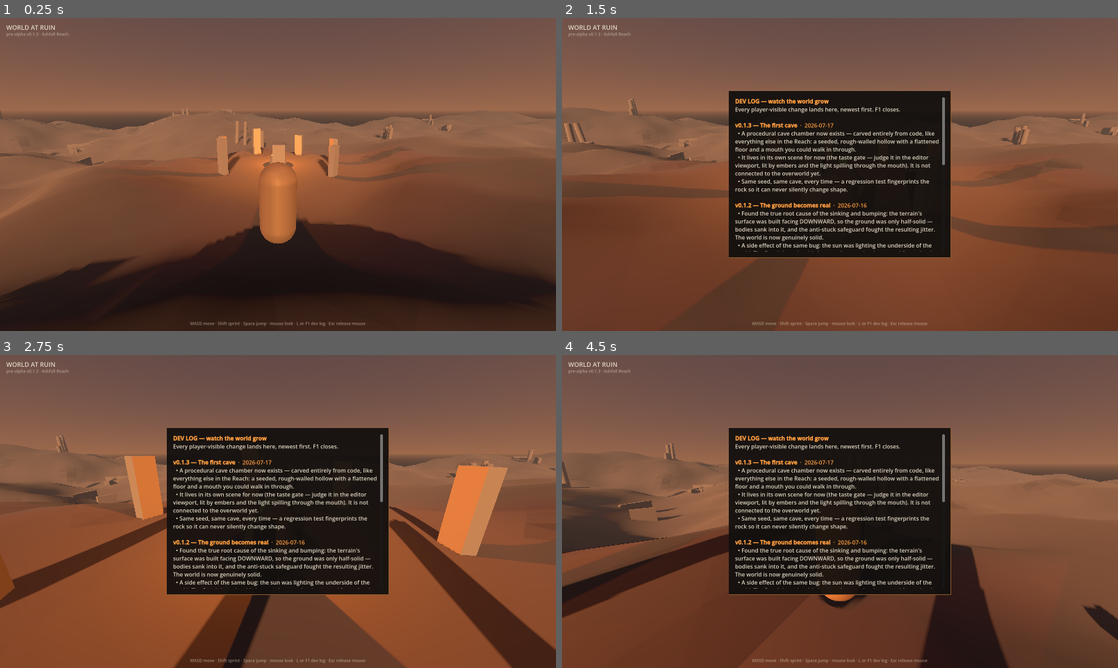
Above: before the commit, frames 1-4 (two rows, left to right).
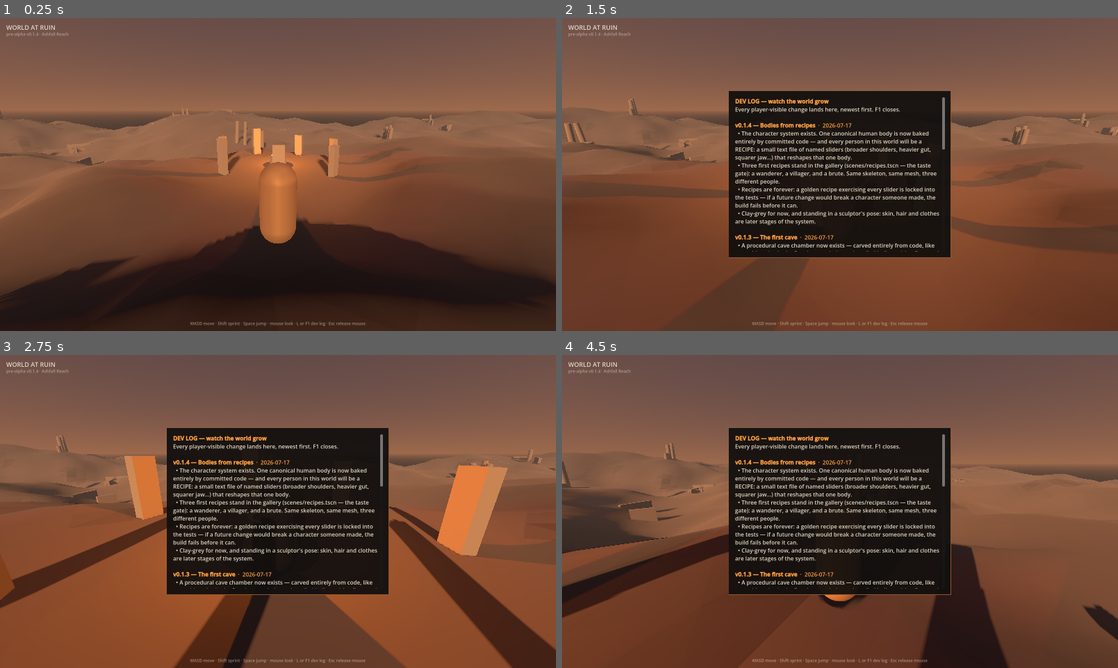
Above: after the commit, the same moments.

Repository: devantler-tech/world-at-ruin
Game: Godot game, scene res://scenes/main.tscn
Two runs of this game, one before a commit and one after it. Both use one fixed random seed, a clock stepped at 60 frames per second and the inputs below.
Inputs (mouse positions are in pixels of both pictures, inside the frame that each line leads up to):
- Up to frame 1 (0.25 s): no input
- Up to frame 2 (1.5 s): move the mouse to (867, 174) at 0.52 s; hold Shift (sprint) 0.53-1.28 s; hold W (move_forward) from 0.53 s (still down); tap Space (jump) at 0.77 s; move the mouse to (812, 174) at 1.27 s; tap L at 1.35 s
- Up to frame 3 (2.75 s): keep holding W (move_forward); tap Space (jump) at 1.52 s; move the mouse to (289, 505) at 2.02 s; hold Shift (sprint) from 2.03 s (still down)
- Up to frame 4 (4.5 s): keep holding W (move_forward); move the mouse to (834, 517) at 2.77 s; release Shift (sprint) at 2.78 s; tap L at 2.85, 4.35 s; tap Space (jump) at 3.02, 3.77 s; move the mouse to (878, 514) at 3.52 s; hold Shift (sprint) 3.53-4.28 s; move the mouse to (795, 508) at 4.27 s

The runs differ from the first frame. In frame 1, less than 0.1% of the frame differs, in the area x 6-7%, y 4-6%; in frame 2, 4.6%; in frame 3, 4.6%, in the area x 6-69%, y 4-75%; in frame 4, 4.6%.

Commit message:
feat(client): CharacterFactory v1 — recipe-built characters (character system stage 2, #24)
Every humanoid is now a recipe: a versioned, name-keyed JSON of blend-shape
weights and TRS-safe bone ops (uniform girth with exact child compensation,
subtree scale, joint push) applied to the baked humanoid kit. Three presets
live under client/recipes/ (wanderer, villager, brute) and stand in the
scenes/recipes.tscn taste gallery under the established key/rim lighting.

The no-resets law gets its first character guard: a golden recipe exercising
every shipped shape name and bone-op field is locked into the test suite —
removing or renaming any of them fails CI. Future recipe versions are
rejected loudly rather than half-applied; determinism is fingerprint-tested.

Co-Authored-By: Claude Fable 5 <noreply@anthropic.com>

Diff:
--- a/client/project.godot
+++ b/client/project.godot
@@ -12,7 +12,7 @@
 
 config/name="World at Ruin"
 config/description="A source-available, cloud-native MMORPG built almost entirely by agents. Pre-alpha."
-config/version="0.1.3"
+config/version="0.1.4"
 run/main_scene="res://scenes/main.tscn"
 config/features=PackedStringArray("4.7")
 config/icon="res://icon.svg"
--- /dev/null
+++ b/client/recipes/brute.json
@@ -0,0 +1,31 @@
+{
+  "version": 1,
+  "comment": "A brute — the first enemy silhouette: mass, reach, and a head built for headbutting.",
+  "shapes": {
+    "torso_vshape": 1.0,
+    "torso_muscle": 1.0,
+    "torso_broad": 0.6,
+    "shoulders_broad": 0.9,
+    "arms_muscle": 1.0,
+    "arms_heavy": 0.4,
+    "legs_muscle": 0.9,
+    "neck_thick": 1.0,
+    "jaw_wide": 0.8,
+    "chin_prominent": 0.6,
+    "nose_hump": 0.5,
+    "head_square": 0.6
+  },
+  "bone_girth": {
+    "lowerarm": 1.12,
+    "upperarm": 1.08,
+    "calf": 1.1,
+    "neck_01": 1.08
+  },
+  "bone_scale": {
+    "hand": 1.22,
+    "foot": 1.12
+  },
+  "joint_push": {
+    "upperarm": 1.1
+  }
+}
--- /dev/null
+++ b/client/recipes/villager.json
@@ -0,0 +1,12 @@
+{
+  "version": 1,
+  "comment": "A villager — an ordinary body for ordinary people; the open world is mostly these.",
+  "shapes": {
+    "belly": 0.3,
+    "arms_heavy": 0.2,
+    "legs_heavy": 0.25,
+    "head_round": 0.4,
+    "head_aged": 0.35,
+    "nose_strong": 0.3
+  }
+}
--- /dev/null
+++ b/client/recipes/wanderer.json
@@ -0,0 +1,26 @@
+{
+  "version": 1,
+  "comment": "The wanderer — the player's default body: heroic but human. Recipes are forward-only: names used here may never disappear from the kit.",
+  "shapes": {
+    "torso_vshape": 0.7,
+    "torso_muscle": 0.6,
+    "shoulders_broad": 0.5,
+    "waist_slim": 0.35,
+    "arms_muscle": 0.55,
+    "legs_muscle": 0.45,
+    "neck_thick": 0.3,
+    "chin_prominent": 0.3,
+    "jaw_wide": 0.25
+  },
+  "bone_girth": {
+    "lowerarm": 1.06,
+    "calf": 1.05
+  },
+  "bone_scale": {
+    "hand": 1.1,
+    "foot": 1.05
+  },
+  "joint_push": {
+    "upperarm": 1.05
+  }
+}
--- /dev/null
+++ b/client/scenes/recipes.tscn
@@ -0,0 +1,52 @@
+[gd_scene load_steps=6 format=3]
+
+[ext_resource type="Script" path="res://scripts/recipe_gallery.gd" id="1_gallery"]
+
+[sub_resource type="Environment" id="Environment_recipes"]
+background_mode = 1
+background_color = Color(0.145, 0.152, 0.165, 1)
+ambient_light_source = 2
+ambient_light_color = Color(0.22, 0.24, 0.28, 1)
+ambient_light_energy = 0.25
+tonemap_mode = 2
+ssao_enabled = true
+sdfgi_enabled = true
+
+[sub_resource type="CameraAttributesPractical" id="CameraAttributes_recipes"]
+
+[sub_resource type="StandardMaterial3D" id="Material_recipes_floor"]
+albedo_color = Color(0.12, 0.12, 0.13, 1)
+roughness = 1.0
+
+[sub_resource type="PlaneMesh" id="PlaneMesh_recipes_floor"]
+size = Vector2(14, 14)
+
+[node name="Recipes" type="Node3D"]
+
+[node name="WorldEnvironment" type="WorldEnvironment" parent="."]
+environment = SubResource("Environment_recipes")
+camera_attributes = SubResource("CameraAttributes_recipes")
+
+[node name="KeyLight" type="DirectionalLight3D" parent="."]
+transform = Transform3D(0.866, -0.308, 0.394, 0.0, 0.788, 0.616, -0.5, -0.533, 0.682, 2.5, 3.5, 3.0)
+light_color = Color(1.0, 0.87, 0.72, 1)
+light_energy = 2.4
+shadow_enabled = true
+
+[node name="RimLight" type="DirectionalLight3D" parent="."]
+transform = Transform3D(-0.8746, 0.1698, -0.4541, 0.0, 0.9367, 0.3502, 0.4848, 0.3063, -0.8192, -2.0, 3.0, -3.0)
+light_color = Color(0.62, 0.72, 0.9, 1)
+light_energy = 1.1
+shadow_enabled = true
+
+[node name="Floor" type="MeshInstance3D" parent="."]
+mesh = SubResource("PlaneMesh_recipes_floor")
+surface_material_override/0 = SubResource("Material_recipes_floor")
+
+[node name="Gallery" type="Node3D" parent="."]
+script = ExtResource("1_gallery")
+
+[node name="Camera3D" type="Camera3D" parent="."]
+transform = Transform3D(1.0, 0.0, 0.0, 0.0, 0.99863, -0.05234, 0.0, 0.05234, 0.99863, 0.0, 1.05, 3.9)
+fov = 50.0
+current = true
--- /dev/null
+++ b/client/scripts/character_factory.gd
@@ -0,0 +1,190 @@
+class_name CharacterFactory
+## Runtime composition layer of the character system (issue #24, stage 2):
+## builds a character from a RECIPE — a versioned, name-keyed parameter
+## dictionary — on top of the baked humanoid kit.
+##
+## Recipes are the persistence format for every humanoid (players, NPCs,
+## humanoid enemies), so they obey the no-resets product law:
+##  - keyed by stable STRING names (blend shapes, bones) — never indices;
+##  - forward-only: a name that ever shipped keeps working forever (the kit
+##    may only ADD shapes; the golden-recipe regression test enforces it);
+##  - versioned: `version` <= RECIPE_VERSION is accepted forever, a NEWER
+##    version is rejected loudly (an old client must never half-apply a
+##    recipe it does not fully understand).
+##
+## Bone edits follow the laws proven in Phase 0 stage 2 (see the test's
+## pose==rest guard): rests must stay TRS-representable — only UNIFORM bone
+## scales (with exact child compensation: basis x 1/g, origin / g), origin
+## scaling for joint pushes, and no engine global reads between rest edits
+## (Godot 4.7 desyncs its rest/pose caches).
+
+const RECIPE_VERSION := 1
+const KIT_SCENE_PATH := "res://assets/characters/humanoid_kit/humanoid_base.glb"
+
+
+## Builds a character instance from a recipe, or returns null after
+## push_error when the recipe is invalid. The caller owns the instance.
+static func build(recipe: Dictionary) -> Node3D:
+	var packed: PackedScene = load(KIT_SCENE_PATH)
+	if packed == null:
+		push_error("CharacterFactory: kit missing: %s" % KIT_SCENE_PATH)
+		return null
+	var instance := packed.instantiate() as Node3D
+	var skeleton := find_skeleton(instance)
+	var mesh_instance := find_skinned_mesh(skeleton)
+	if skeleton == null or mesh_instance == null:
+		push_error("CharacterFactory: kit has no skeleton or skinned mesh")
+		instance.free()
+		return null
+
+	var problem := validate(recipe, skeleton, mesh_instance)
+	if problem != "":
+		push_error("CharacterFactory: invalid recipe: %s" % problem)
+		instance.free()
+		return null
+
+	# Bone ops first (rest edits, no engine global reads), then poses.
+	for key: String in recipe.get("bone_girth", {}):
+		for bone in _bones_for(skeleton, key):
+			_apply_girth(skeleton, bone, recipe["bone_girth"][key])
+	for key: String in recipe.get("bone_scale", {}):
+		for bone in _bones_for(skeleton, key):
+			_apply_uniform_subtree(skeleton, bone, recipe["bone_scale"][key])
+	for key: String in recipe.get("joint_push", {}):
+		for bone in _bones_for(skeleton, key):
+			_scale_joint_origin(skeleton, bone, recipe["joint_push"][key])
+	skeleton.reset_bone_poses()
+	skeleton.force_update_all_bone_transforms()
+
+	for shape_name: String in recipe.get("shapes", {}):
+		var idx := mesh_instance.find_blend_shape_by_name(shape_name)
+		mesh_instance.set_blend_shape_value(idx, recipe["shapes"][shape_name])
+	return instance
+
+
+## Full validation against the kit: "" when the recipe is applicable, else a
+## human-readable reason. Rejecting future versions outright is deliberate —
+## silently skipping unknown fields would render a character that is not what
+## its recipe says (a forward-compat lie).
+static func validate(recipe: Dictionary, skeleton: Skeleton3D, mesh_instance: MeshInstance3D) -> String:
+	var version = recipe.get("version")
+	if not (version is int or (version is float and version == floorf(version))):
+		return "recipe has no integer version"
+	if int(version) < 1:
+		return "recipe version %d is not positive" % int(version)
+	if int(version) > RECIPE_VERSION:
+		return "recipe version %d is newer than this client understands (%d)" % [int(version), RECIPE_VERSION]
+	for shape_name: String in recipe.get("shapes", {}):
+		if mesh_instance.find_blend_shape_by_name(shape_name) < 0:
+			return "unknown blend shape '%s' — shipped kit shapes may never be removed" % shape_name
+	for field in ["bone_girth", "bone_scale", "joint_push"]:
+		for key: String in recipe.get(field, {}):
+			if _bones_for(skeleton, key).is_empty():
+				return "unknown bone '%s' in %s" % [key, field]
+	return ""
+
+
+## Loads a recipe JSON from disk; null on parse failure (with an error).
+static func load_recipe(path: String) -> Variant:
+	var file := FileAccess.open(path, FileAccess.READ)
+	if file == null:
+		push_error("CharacterFactory: cannot open recipe %s" % path)
+		return null
+	var parsed = JSON.parse_string(file.get_as_text())
+	if parsed is not Dictionary:
+		push_error("CharacterFactory: recipe %s is not a JSON object" % path)
+		return null
+	return parsed
+
+
+## Order-stable fingerprint of a built character: skeleton global rests plus
+## the CPU-evaluated morph mix under the instance's current weights. Headless
+## CI has no GPU, so the mix (base + sum of w * delta) is reproduced from the
+## imported blend-shape arrays; NORMALIZED mode stores absolute targets.
+static func fingerprint(instance: Node3D) -> String:
+	var skeleton := find_skeleton(instance)
+	var mesh_instance := find_skinned_mesh(skeleton)
+	if skeleton == null or mesh_instance == null:
+		return "no-skeleton-or-mesh"
+	skeleton.force_update_all_bone_transforms()
+	var ctx := HashingContext.new()
+	ctx.start(HashingContext.HASH_SHA256)
+	for i in skeleton.get_bone_count():
+		ctx.update(var_to_bytes(skeleton.get_bone_global_rest(i)))
+	var mesh := mesh_instance.mesh
+	var base: PackedVector3Array = mesh.surface_get_arrays(0)[Mesh.ARRAY_VERTEX]
+	var mixed := PackedVector3Array(base)
+	var blends := mesh.surface_get_blend_shape_arrays(0)
+	var normalized: bool = mesh is ArrayMesh \
+		and (mesh as ArrayMesh).blend_shape_mode == Mesh.BLEND_SHAPE_MODE_NORMALIZED
+	for shape_index in mesh.get_blend_shape_count():
+		var weight := mesh_instance.get_blend_shape_value(shape_index)
+		if is_zero_approx(weight):
+			continue
+		var targets: PackedVector3Array = blends[shape_index][Mesh.ARRAY_VERTEX]
+		for v in mixed.size():
+			var delta := targets[v] - base[v] if normalized else targets[v]
+			mixed[v] += delta * weight
+	ctx.update(mixed.to_byte_array())
+	return "bones=%d verts=%d sha256=%s" % [
+		skeleton.get_bone_count(), mixed.size(), ctx.finish().hex_encode()]
+
+
+static func find_skeleton(node: Node) -> Skeleton3D:
+	if node == null or node is Skeleton3D:
+		return node
+	for child in node.get_children():
+		var found := find_skeleton(child)
+		if found != null:
+			return found
+	return null
+
+
+static func find_skinned_mesh(skeleton: Skeleton3D) -> MeshInstance3D:
+	if skeleton == null:
+		return null
+	for child in skeleton.get_children():
+		if child is MeshInstance3D and (child as MeshInstance3D).skin != null:
+			return child
+	return null
+
+
+## A recipe bone key is an exact bone name or a bare name with _l/_r variants.
+static func _bones_for(skeleton: Skeleton3D, key: String) -> PackedInt32Array:
+	var out := PackedInt32Array()
+	var exact := skeleton.find_bone(key)
+	if exact >= 0:
+		out.append(exact)
+		return out
+	for suffix in ["_l", "_r"]:
+		var i := skeleton.find_bone(key + suffix)
+		if i >= 0:
+			out.append(i)
+	return out
+
+
+## Uniform girth around one bone; immediate children exactly compensated
+## (basis x 1/g, origin / g) so joints stay put and descendants keep size.
+## Uniform-only keeps every rest TRS-representable (poses are TRS; shear in a
+## rest is silently dropped at reset_bone_poses and the skin lies).
+static func _apply_girth(skeleton: Skeleton3D, bone: int, girth: float) -> void:
+	var rest := skeleton.get_bone_rest(bone)
+	skeleton.set_bone_rest(bone, Transform3D(rest.basis * Basis.from_scale(Vector3.ONE * girth), rest.origin))
+	for child in skeleton.get_bone_children(bone):
+		var child_rest := skeleton.get_bone_rest(child)
+		skeleton.set_bone_rest(child, Transform3D(
+			child_rest.basis * Basis.from_scale(Vector3.ONE / girth), child_rest.origin / girth))
+
+
+## Uniform subtree scale: the bone and everything below it grow around the
+## bone's own joint (a hand grows its fingers, a head its face).
+static func _apply_uniform_subtree(skeleton: Skeleton3D, bone: int, factor: float) -> void:
+	var rest := skeleton.get_bone_rest(bone)
+	skeleton.set_bone_rest(bone, Transform3D(rest.basis * Basis.from_scale(Vector3.ONE * factor), rest.origin))
+
+
+## Moves a joint along its offset from the parent joint: pushing upperarm out
+## widens the shoulders; pushing hand out lengthens the forearm.
+static func _scale_joint_origin(skeleton: Skeleton3D, bone: int, factor: float) -> void:
+	var rest := skeleton.get_bone_rest(bone)
+	skeleton.set_bone_rest(bone, Transform3D(rest.basis, rest.origin * factor))
--- a/client/scripts/devlog.gd
+++ b/client/scripts/devlog.gd
@@ -5,11 +5,22 @@
 ## development progress by playing. Every change that a player could notice
 ## gets an entry here, newest first — open it in-game with F1.
 
-const VERSION := "0.1.3"
+const VERSION := "0.1.4"
 const CODENAME := "Ashfall Reach"
 
 ## Newest first. Keys: version, date, title, notes (Array[String]).
 const ENTRIES: Array[Dictionary] = [
+	{
+		"version": "0.1.4",
+		"date": "2026-07-17",
+		"title": "Bodies from recipes",
+		"notes": [
+			"The character system exists. One canonical human body is now baked entirely by committed code — and every person in this world will be a RECIPE: a small text file of named sliders (broader shoulders, heavier gut, squarer jaw...) that reshapes that one body.",
+			"Three first recipes stand in the gallery (scenes/recipes.tscn — the taste gate): a wanderer, a villager, and a brute. Same skeleton, same mesh, three different people.",
+			"Recipes are forever: a golden recipe exercising every slider is locked into the tests — if a future change would break a character someone made, the build fails before it can.",
+			"Clay-grey for now, and standing in a sculptor's pose: skin, hair and clothes are later stages of the system.",
+		],
+	},
 	{
 		"version": "0.1.3",
 		"date": "2026-07-17",
--- /dev/null
+++ b/client/scripts/recipe_gallery.gd
@@ -0,0 +1,78 @@
+@tool
+class_name RecipeGallery
+extends Node3D
+## Taste-gate gallery for the character system (issue #24, stage 2): every
+## recipe under res://recipes/ built by CharacterFactory and lined up under
+## the taste lighting. Open scenes/recipes.tscn in the editor — edit a recipe
+## JSON or toggle `refresh` to rebuild. Runs headless in CI via the factory
+## test; will later be where new NPC/enemy silhouettes are judged.
+
+const RECIPES_DIR := "res://recipes/"
+const SPACING := 1.5
+const CLAY := Color(0.69, 0.64, 0.57)
+
+## Toggle in the inspector to rebuild after editing recipe files.
+@export var refresh: bool = false:
+	set(_v):
+		if is_inside_tree():
+			rebuild()
+
+var _built: Array[Node] = []
+
+
+func _ready() -> void:
+	rebuild()
+
+
+func rebuild() -> void:
+	for node in _built:
+		node.queue_free()
+	_built.clear()
+	var names := _recipe_names()
+	for i in names.size():
+		var recipe = CharacterFactory.load_recipe(RECIPES_DIR + names[i] + ".json")
+		if recipe == null:
+			continue
+		var instance := CharacterFactory.build(recipe)
+		if instance == null:
+			push_error("RecipeGallery: '%s' failed to build" % names[i])
+			continue
+		var x := (i - (names.size() - 1) * 0.5) * SPACING
+		instance.position.x = x
+		_apply_clay(instance)
+		add_child(instance)
+		_built.append(instance)
+		var label := Label3D.new()
+		label.text = names[i]
+		label.font_size = 48
+		label.outline_size = 14
+		label.modulate = Color(0.78, 0.8, 0.84)
+		label.billboard = BaseMaterial3D.BILLBOARD_ENABLED
+		label.position = Vector3(x, 2.0, 0.0)
+		add_child(label)
+		_built.append(label)
+
+
+func _recipe_names() -> PackedStringArray:
+	var names := PackedStringArray()
+	for file in DirAccess.get_files_at(RECIPES_DIR):
+		# Exported builds list remapped resources; strip the suffix so the
+		# same scan works in the editor, headless CI, and an export.
+		if file.ends_with(".json"):
+			names.append(file.get_basename())
+	names.sort()
+	return names
+
+
+## Matte warm clay so the taste gate judges FORM; skins arrive in stage 4.
+func _apply_clay(instance: Node3D) -> void:
+	var mat := StandardMaterial3D.new()
+	mat.albedo_color = CLAY
+	mat.roughness = 0.65
+	var stack: Array[Node] = [instance]
+	while not stack.is_empty():
+		var node: Node = stack.pop_back()
+		if node is MeshInstance3D:
+			(node as MeshInstance3D).material_override = mat
+		for child in node.get_children():
+			stack.push_back(child)
--- /dev/null
+++ b/client/tests/character_factory_test.gd
@@ -0,0 +1,90 @@
+extends Node
+## Regression test for CharacterFactory (character system stage 2, issue #24).
+##  1. THE GOLDEN RECIPE BUILDS (the no-resets guard): tests/data/
+##     golden_recipe_v1.json uses every kit shape and every bone-op field
+##     that has ever shipped — if it fails to build, a shipped character
+##     recipe has been broken. It may only ever gain entries.
+##  2. Determinism: same recipe twice ⇒ identical fingerprint; the three
+##     res://recipes/ presets are pairwise distinct.
+##  3. TRS law: after bone ops, global pose == global rest on both hands
+##     (shear in a rest decomposes lossily and the skin silently lies).
+##  4. Validation fails loudly: future version, missing version, unknown
+##     shape, unknown bone.
+##
+## Run: godot --headless --path client res://tests/character_factory_test.tscn
+
+const GOLDEN := "res://tests/data/golden_recipe_v1.json"
+const PRESETS := ["res://recipes/wanderer.json", "res://recipes/villager.json", "res://recipes/brute.json"]
+
+
+func _ready() -> void:
+	var golden = CharacterFactory.load_recipe(GOLDEN)
+	if golden == null:
+		_fail("golden recipe unreadable")
+		return
+	var golden_a := CharacterFactory.build(golden)
+	var golden_b := CharacterFactory.build(golden)
+	if golden_a == null or golden_b == null:
+		_fail("THE GOLDEN RECIPE NO LONGER BUILDS — a shipped shape or bone name was removed (no-resets law)")
+		return
+	var fp_golden_a := CharacterFactory.fingerprint(golden_a)
+	if fp_golden_a != CharacterFactory.fingerprint(golden_b):
+		_fail("same recipe produced different characters")
+		return
+
+	var preset_fingerprints := {}
+	for path in PRESETS:
+		var recipe = CharacterFactory.load_recipe(path)
+		if recipe == null:
+			_fail("preset unreadable: %s" % path)
+			return
+		var built := CharacterFactory.build(recipe)
+		if built == null:
+			_fail("preset failed to build: %s" % path)
+			return
+		var fp := CharacterFactory.fingerprint(built)
+		if preset_fingerprints.has(fp):
+			_fail("presets %s and %s are identical" % [preset_fingerprints[fp], path])
+			return
+		preset_fingerprints[fp] = path
+		built.free()
+
+	# TRS law on the heaviest bone-op recipe (the golden one).
+	var skeleton := CharacterFactory.find_skeleton(golden_a)
+	skeleton.force_update_all_bone_transforms()
+	for hand_name in ["hand_l", "hand_r"]:
+		var hand := skeleton.find_bone(hand_name)
+		var rest_origin := skeleton.get_bone_global_rest(hand).origin
+		var pose_origin := skeleton.get_bone_global_pose(hand).origin
+		if rest_origin.distance_to(pose_origin) > 0.001:
+			_fail("%s pose diverged from rest (non-TRS rest?): pose=%s rest=%s" % [hand_name, pose_origin, rest_origin])
+			return
+
+	# Validation must fail loudly, not half-apply.
+	var kit_probe := CharacterFactory.build({ "version": 1 })
+	if kit_probe == null:
+		_fail("empty v1 recipe should build")
+		return
+	kit_probe.free()
+	for bad: Dictionary in [
+		{ "version": CharacterFactory.RECIPE_VERSION + 1 },
+		{},
+		{ "version": 1, "shapes": { "no_such_shape": 1.0 } },
+		{ "version": 1, "bone_girth": { "no_such_bone": 1.1 } },
+	]:
+		var built := CharacterFactory.build(bad)
+		if built != null:
+			built.free()
+			_fail("invalid recipe was accepted: %s" % JSON.stringify(bad))
+			return
+
+	golden_a.free()
+	golden_b.free()
+	print("TEST PASS — golden holds, %d presets distinct, %s" % [PRESETS.size(), fp_golden_a])
+	get_tree().quit(0)
+
+
+func _fail(message: String) -> void:
+	push_error(message)
+	print("TEST FAIL — %s" % message)
+	get_tree().quit(1)
--- /dev/null
+++ b/client/tests/character_factory_test.tscn
@@ -0,0 +1,6 @@
+[gd_scene load_steps=2 format=3]
+
+[ext_resource type="Script" path="res://tests/character_factory_test.gd" id="1_factorytest"]
+
+[node name="CharacterFactoryTest" type="Node"]
+script = ExtResource("1_factorytest")
--- /dev/null
+++ b/client/tests/data/golden_recipe_v1.json
@@ -0,0 +1,44 @@
+{
+  "version": 1,
+  "comment": "GOLDEN RECIPE — the forward-compatibility contract (no-resets law). It uses EVERY kit shape and every recipe bone-op field that has ever shipped; if this recipe ever fails to build, a shipped character has been broken. Only ever ADD to this file.",
+  "shapes": {
+    "torso_vshape": 0.4,
+    "torso_muscle": 0.4,
+    "torso_broad": 0.3,
+    "shoulders_broad": 0.3,
+    "waist_slim": 0.3,
+    "belly": 0.2,
+    "hips_wide": 0.2,
+    "buttocks_full": 0.2,
+    "neck_thick": 0.3,
+    "arms_muscle": 0.3,
+    "arms_heavy": 0.2,
+    "legs_muscle": 0.3,
+    "legs_heavy": 0.2,
+    "head_round": 0.2,
+    "head_square": 0.2,
+    "head_aged": 0.2,
+    "head_heavy": 0.2,
+    "chin_prominent": 0.2,
+    "jaw_wide": 0.2,
+    "nose_strong": 0.2,
+    "nose_hump": 0.2
+  },
+  "bone_girth": {
+    "neck_01": 1.05,
+    "spine_03": 1.04,
+    "upperarm": 1.05,
+    "lowerarm": 1.05,
+    "thigh": 1.04,
+    "calf": 1.04
+  },
+  "bone_scale": {
+    "head": 1.03,
+    "hand": 1.08,
+    "foot": 1.04
+  },
+  "joint_push": {
+    "upperarm": 1.04,
+    "hand": 1.03
+  }
+}
Not shown, added: client/scripts/character_factory.gd.uid
Not shown, added: client/scripts/recipe_gallery.gd.uid
Not shown, added: client/tests/character_factory_test.gd.uid
Not shown, changed: .github/workflows/ci.yaml
Not shown, changed: AGENTS.md
